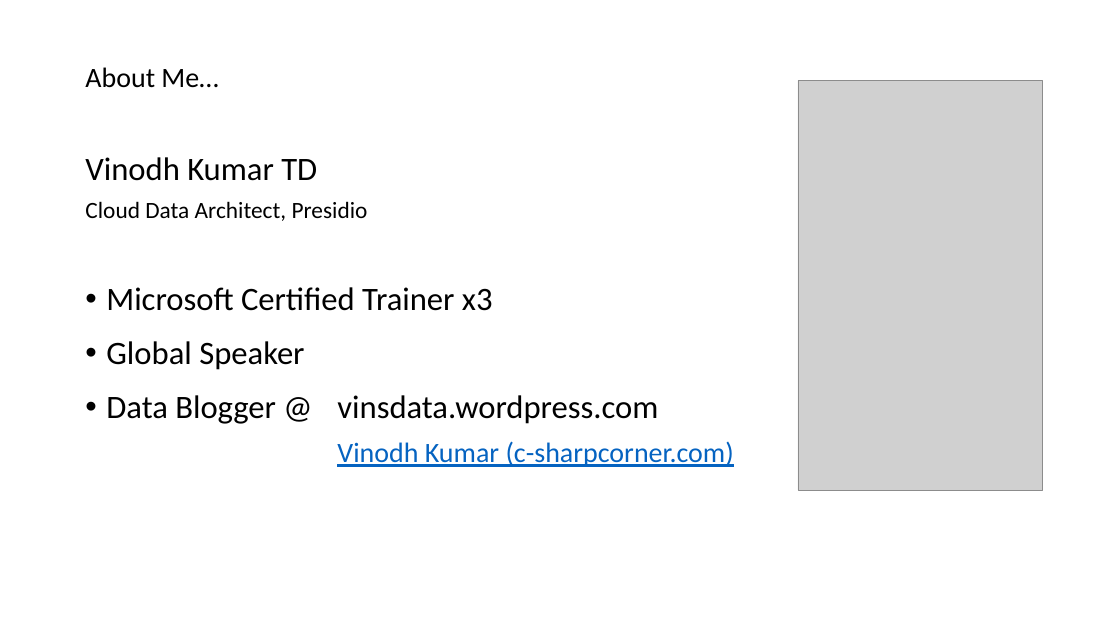
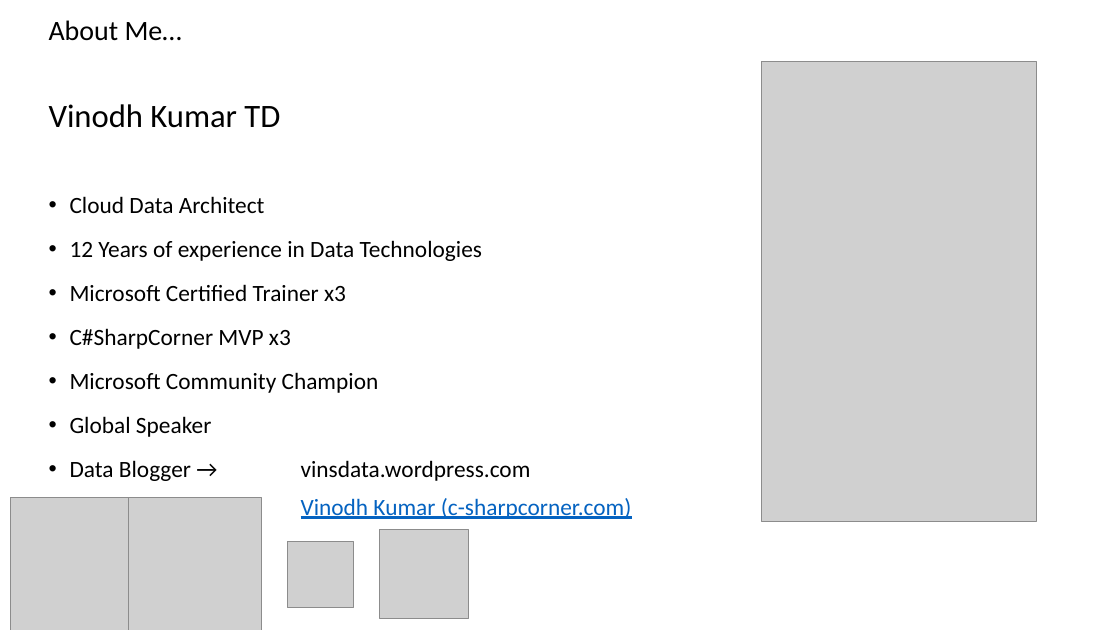
Before and after one commit to Vinodh247/DataToboggan_Winter_2024, a slide deck: slide 2 of Restore in-place of a warehouse in Fabric.pptx. Drawn at 1120x630 pixels with LibreOffice and Linux fonts; fonts in the diff are those of the drawing; grey boxes stand for pictures. Boxes give left, top, right and bottom in pixels: in the first picture for what was removed or moved away, otherwise in the second. Text is boxed around its words. In the diff, an @@ line names an element or a change of style, - is before the commit and + after.

```diff
--- a/Restore in-place of a warehouse in Fabric.pptx
+++ b/Restore in-place of a warehouse in Fabric.pptx
@@ text "About Me…": place and size @@
-text "About Me…" at (85,67,734,467)
+text "About Me…" at (49,20,632,519)
@@ picture: place and size @@
-picture at (798,81,1044,490)
+picture at (761,61,1036,521)
@@ text at (70,196,482,261): text changed @@
-Cloud Data Architect, Presidio
+• Cloud Data Architect
+• 12 Years of experience in Data Technologies
@@ text at (70,284,632,519): size 28 to 20 pt in "Microsoft Certified Trainer x3", "Global Speaker"; size 24 to 20 pt in "Vinodh Kumar (c-sharpcorner.com)" @@
@@ text at (70,328,379,393): paragraphs added @@
+• C#SharpCorner MVP x3
+• Microsoft Community Champion
@@ text at (70,460,531,481): text changed; size 28 to 20 pt @@
-• Data Blogger @ vinsdata.wordpress.com
+• Data Blogger → vinsdata.wordpress.com
@@ picture added at (10,498,142,630) @@
@@ picture added at (129,498,260,630) @@
@@ picture added at (380,529,469,618) @@
@@ picture added at (287,541,354,607) @@
```
Also in this commit, not shown: 1 other file.
